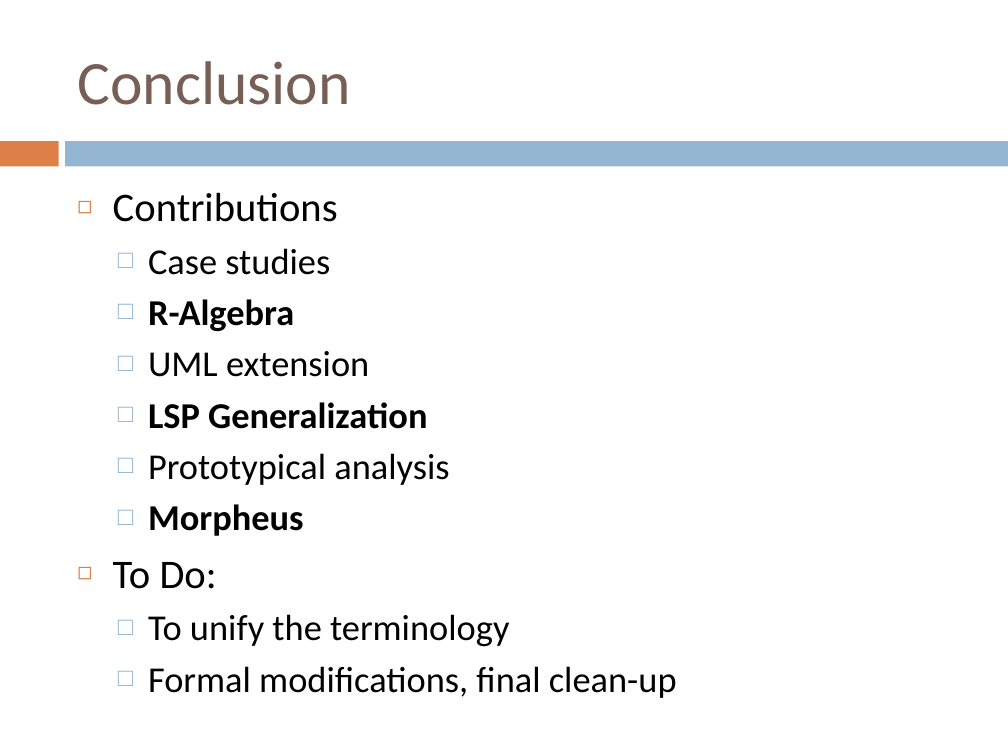
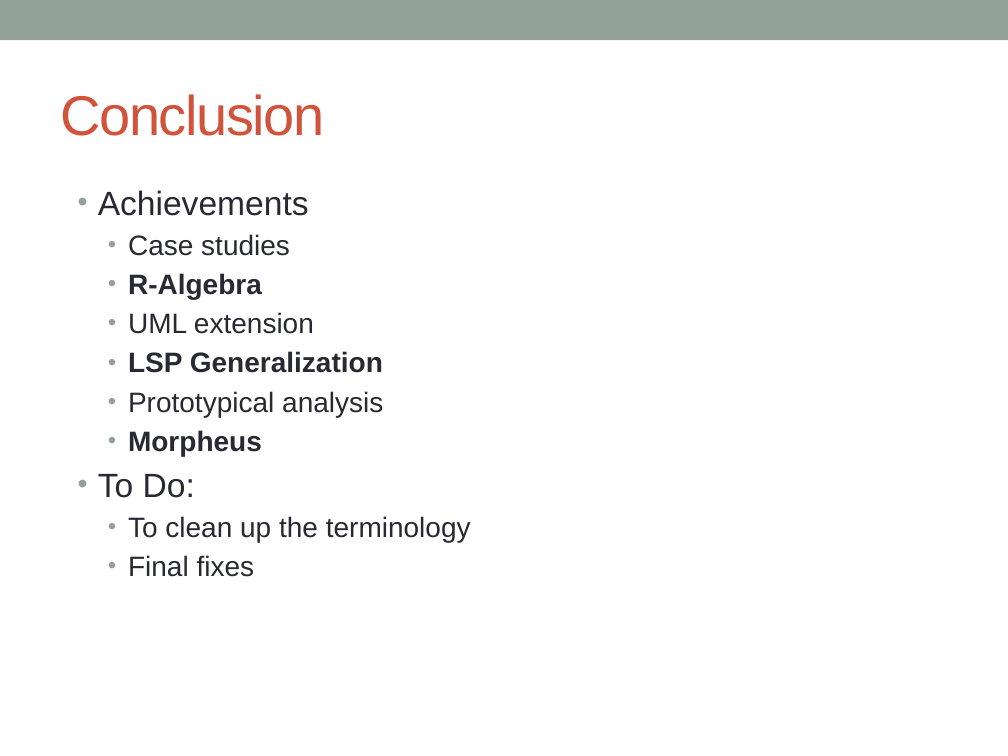
Before and after one commit to zslajchrt/morpheus, a slide deck: slide 18 of src/main/doc/thesis/mala/MalaObhajoba.pptx (slide 17 before the commit). Drawn at 1008x756 pixels with LibreOffice and Linux fonts; fonts in the diff are those of the drawing. Boxes give left, top, right and bottom in pixels: in the first picture for what was removed or moved away, otherwise in the second. Text is boxed around its words. In the diff, an @@ line names an element or a change of style, - is before the commit and + after.

```diff
--- a/src/main/doc/thesis/mala/MalaObhajoba.pptx
+++ b/src/main/doc/thesis/mala/MalaObhajoba.pptx
@@ rectangle added at box(0, 0, 1008, 40), fill #93A299 @@
@@ title "Conclusion": place and size @@
-title "Conclusion" at box(77, 61, 350, 105)
+title "Conclusion" at box(60, 94, 324, 136)
@@ title "Conclusion" at box(60, 94, 324, 136): size 44 to 40 pt, font Calibri to Arial, text colour #775F55 to #D2533C, letter spacing 0 to -1 pt @@
@@ rectangle removed at box(0, 141, 58, 166) @@
@@ rectangle removed at box(66, 141, 1008, 166) @@
@@ text at box(98, 190, 309, 216): text changed; size 29 to 24 pt; font Calibri to Arial; text colour #000000 to #292934 @@
-◻ Contributions
+• Achievements
@@ text at box(98, 234, 383, 498): size 26 to 20 pt in "Case studies", "R-Algebra", "UML extension", "LSP Generalization" and 2 more places; font Calibri to Arial, text colour #000000 to #292934 in "Case studies", "R-Algebra", "UML extension", "LSP Generalization" and 3 more places; size 29 to 24 pt in "To Do:"; bullet □ to •; less space between paragraphs; bullet colour #94B6D2 to #93A299; bullet ◻ to •; bullet colour #DD8047 to #93A299 @@
@@ text at box(128, 516, 471, 577): text changed; size 26 to 20 pt; font Calibri to Arial; text colour #000000 to #292934 @@
-  □ To unify the terminology
-  □ Formal modifications, final clean-up
+  • To clean up the terminology
+  • Final fixes
```
Also in this commit, not shown: 14 other slides changed, 4 slides added, 3 slides removed.
